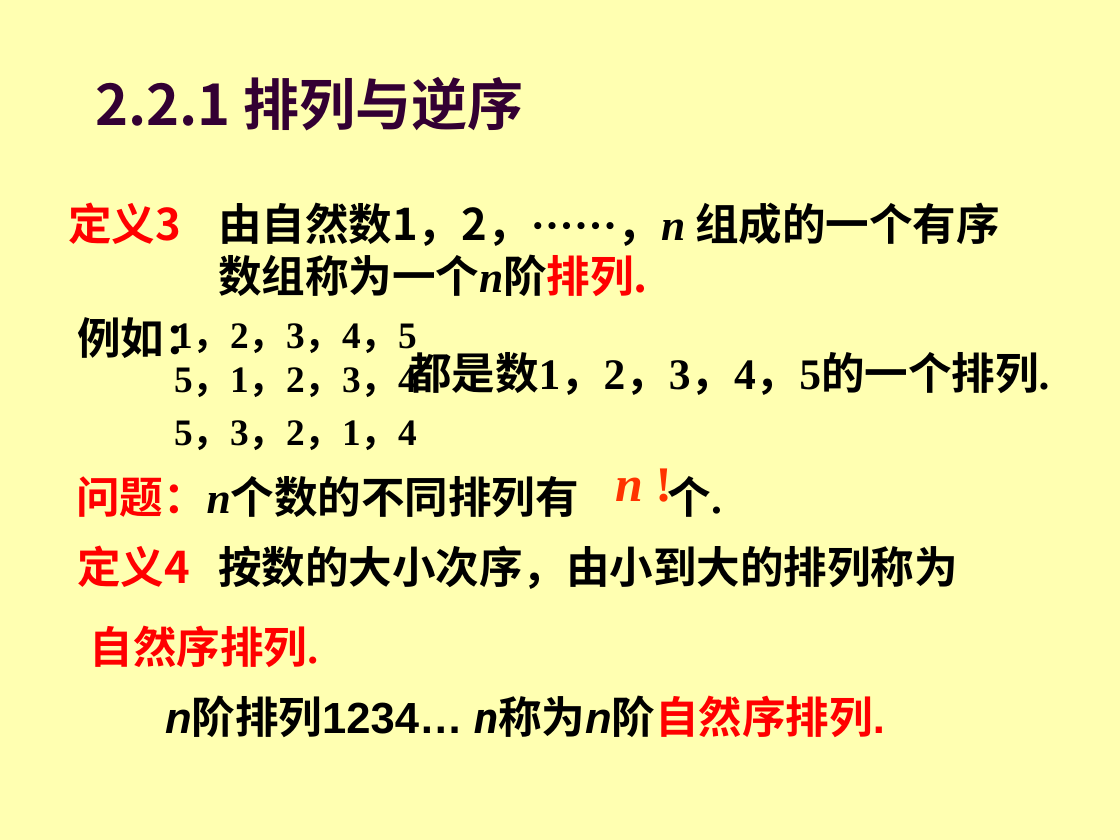
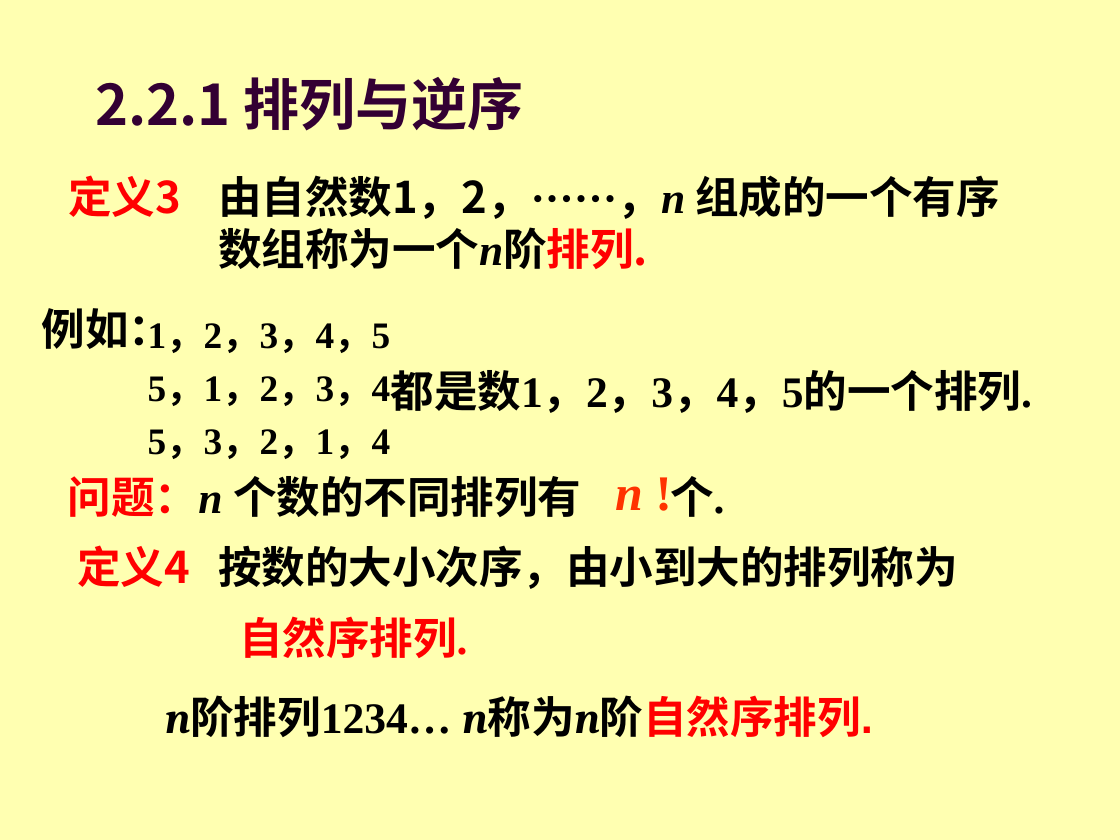
Before and after one commit to zhangbiaomath/zhangbiaomath.github.io, a slide deck: slide 27 of teaching/高等代数/课件/第2章-行列式.ppt. Drawn at 1120x840 pixels with LibreOffice and Linux fonts; fonts in the diff are those of the drawing. Boxes give left, top, right and bottom in pixels: in the first picture for what was removed or moved away, otherwise in the second. Text is boxed around its words. In the diff, an @@ line names an element or a change of style, - is before the commit and + after.

```diff
--- a/teaching/高等代数/课件/第2章-行列式.ppt
+++ b/teaching/高等代数/课件/第2章-行列式.ppt
@@ text "定义3": place and size @@
-text "定义3" at box(68, 202, 181, 244)
+text "定义3" at box(68, 175, 181, 217)
@@ text "由自然数1，2，······，n 组成的一个有序数组称为一个n阶排列.": place and size @@
-text "由自然数1，2，······，n 组成的一个有序数组称为一个n阶排列." at box(218, 202, 1000, 296)
+text "由自然数1，2，······，n 组成的一个有序数组称为一个n阶排列." at box(218, 175, 1000, 269)
@@ text "例如：": place and size @@
-text "例如：" at box(77, 317, 208, 358)
+text "例如：" at box(42, 308, 173, 352)
@@ text "1，2，3，4，5": place and size @@
-text "1，2，3，4，5" at box(174, 323, 417, 355)
+text "1，2，3，4，5" at box(148, 323, 391, 353)
@@ text "5，1，2，3，4": place and size @@
-text "5，1，2，3，4" at box(174, 364, 417, 397)
+text "5，1，2，3，4" at box(148, 376, 391, 406)
@@ text "都是数1，2，3，4，5的一个排列." rewrapped from box(408, 345, 1049, 395) to box(391, 370, 1032, 413) @@
@@ text "5，3，2，1，4": place and size @@
-text "5，3，2，1，4" at box(174, 420, 417, 450)
+text "5，3，2，1，4" at box(148, 429, 391, 459)
@@ text at box(68, 476, 724, 517): spaces changed @@
-问题：n个数的不同排列有 个.
+问题：n 个数的不同排列有 个.
@@ text "n !": place and size @@
-text "n !" at box(615, 477, 643, 501)
+text "n !" at box(615, 486, 643, 510)
@@ text "自然序排列.": place and size @@
-text "自然序排列." at box(90, 625, 318, 667)
+text "自然序排列." at box(239, 616, 467, 658)
@@ text "n阶排列1234… n称为n阶自然序排列." at box(165, 695, 873, 737): font Arial to Cambria, font Arial to Times New Roman in "n阶排列1234… n称为n阶自然序排列."; font Roboto to Cambria in "n称为n阶自然序排列." @@
```
Also in this commit, not shown: 14 other slides changed, 5 slides removed.
